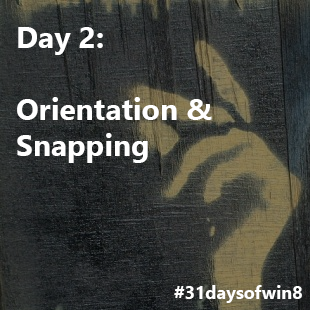
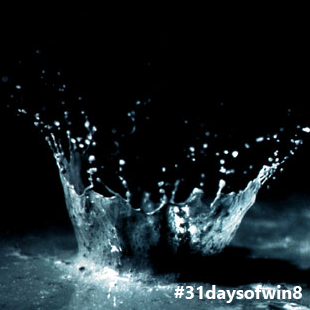
Before/after of a w=310, h=310 layered artwork. What changed in the layer stack:
added layer "Layer 6" above "4" over [0, 0, 310, 310]
